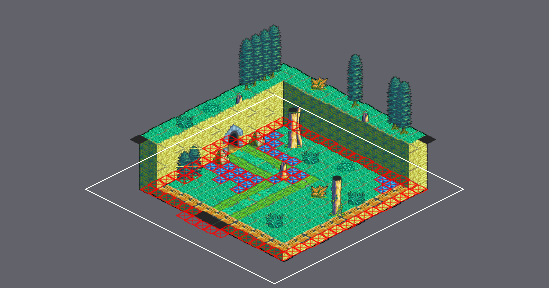
Tiled map -- Final_Fantasy_Mystery_World/Game/maps/Tutorial_Diagonal.tmx. The picture above shows the old version from afar; the outline marks the close-up.
Close-up. First the earlier version:
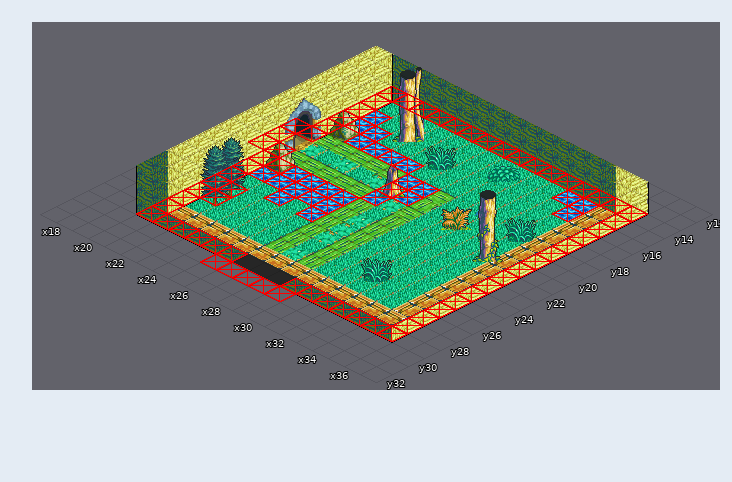
Cells are 32x16 px. Isometric: x runs down to the right, y down to the left. Shown: x 17..37, y 12..32.
After:
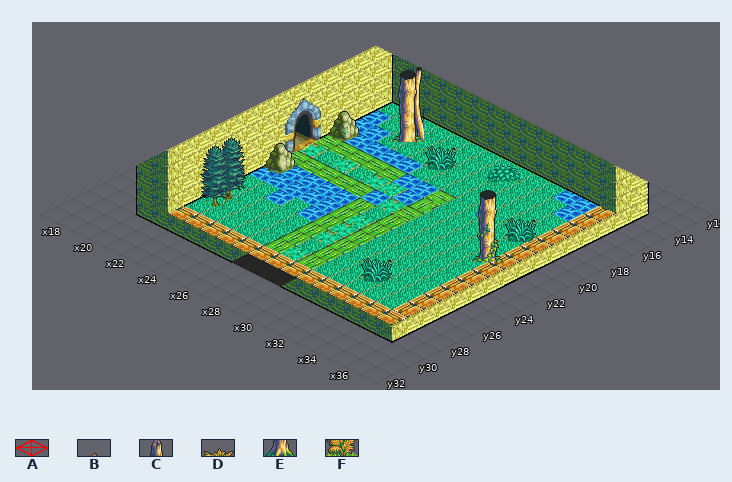
Key: from "tutorial_tileset": A 4, B 179, C 195, D 196, E 211, F 212.
_ is an empty cell.
The edit:
Layer "Enviorment":
Tile B is gone in row 18 at x 24.
Tile C is gone in row 19 at x 25.
Tile D is gone in row 19 at x 29.
Tile E is gone in row 20 at x 26.
Tile F is gone in row 20 at x 30.
Layer "Collider" (now hidden):
Tile A is gone in row 14 at x 20 to 35; in row 15 at x 20, 32 to 33 and 35; in row 16 at x 20 to 21, 33 and 35; in row 17 at x 20 to 22 and 35; in row 18 at x 20, 22 to 25 and 35; in row 19 at x 19 to 20, 26 to 27 and 35.
Tile A is gone in row 20 at x 19, 26 to 27 and 35; in row 21 at x 19 to 20, 26 and 35; in rows 22 to 23 at x 20 to 25 and 35; in row 24 at x 20, 23, 25 and 35; in rows 25 to 26 at x 20 to 21 and 35; in rows 27 to 28 at x 20 and 35.
Tile A is gone in row 29 at x 20 to 25 and 29 to 35; in row 30 at x 25 to 29.
Boxes around the changes in both close-ups, in picture pixels (x1, y1, x2, y2):
removed: (136, 86, 648, 342)
